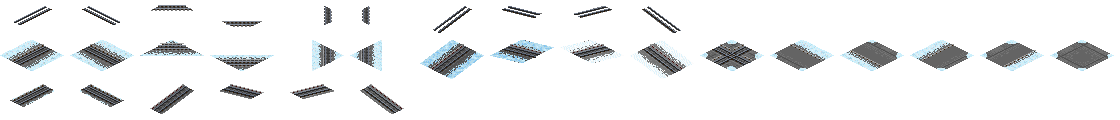
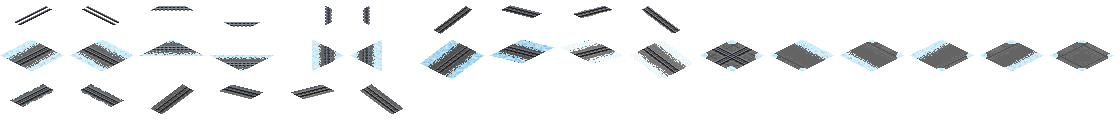
Layers edited between the first and the second 1120x120 image:
hid group "1435/1372" (10 layers) over [12, 5, 1036, 114]
hid group "Metro" (3 layers) over [12, 43, 1036, 109]
painted on "Urban" over [222, 21, 262, 22]
showed group "1067" (1st of 2) (3 layers) over [12, 5, 752, 114]
showed "1067 urban", painted on it over [12, 5, 752, 114]
